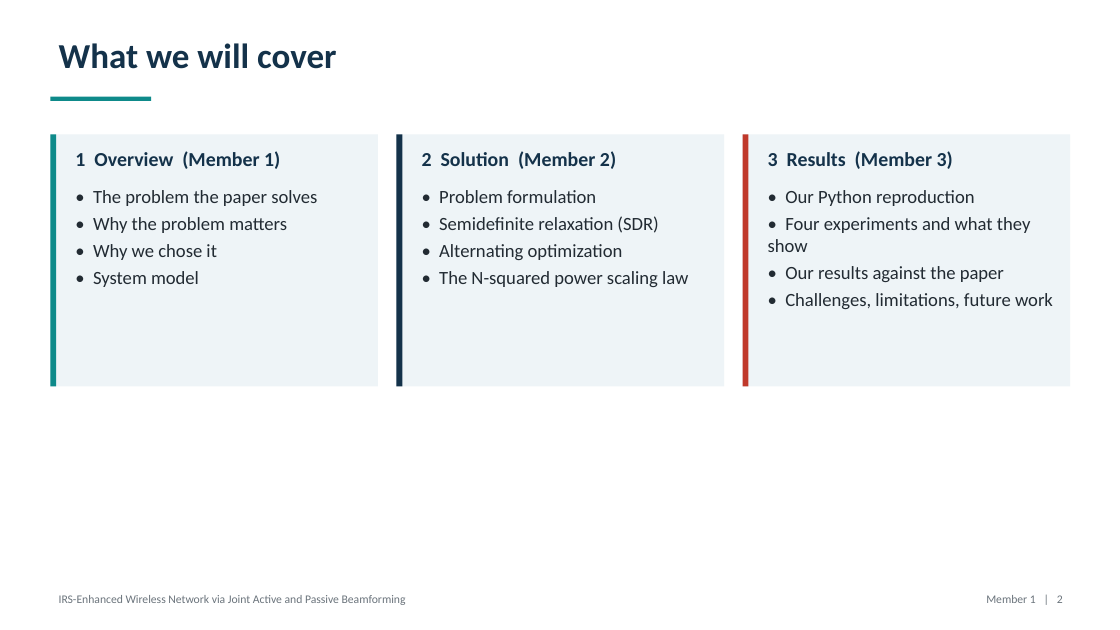
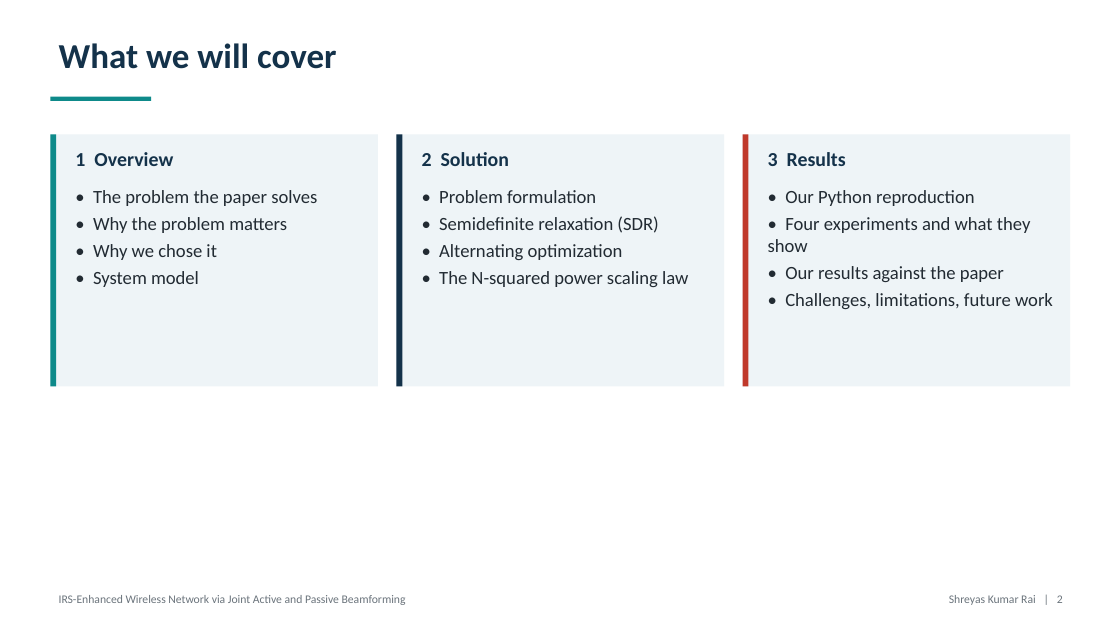
Before and after one commit to SKARAlpha0407/wcom-irs-beamforming, a slide deck: slide 2 of presentation/WCom_Project_Presentation.pptx. Drawn at 1120x630 pixels with LibreOffice and Linux fonts; fonts in the diff are those of the drawing. Boxes give left, top, right and bottom in pixels: in the first picture for what was removed or moved away, otherwise in the second. Text is boxed around its words. In the diff, an @@ line names an element or a change of style, - is before the commit and + after.

```diff
--- a/presentation/WCom_Project_Presentation.pptx
+++ b/presentation/WCom_Project_Presentation.pptx
@@ text at (75,152,173,166): text changed @@
-1 Overview (Member 1)
+1 Overview
@@ text at (422,152,510,166): text changed @@
-2 Solution (Member 2)
+2 Solution
@@ text at (768,152,846,166): text changed @@
-3 Results (Member 3)
+3 Results
@@ text at (949,595,1063,605): text changed @@
-Member 1 | 2
+Shreyas Kumar Rai | 2
```
Also in this commit, not shown: 15 other slides changed, 18 other files.
